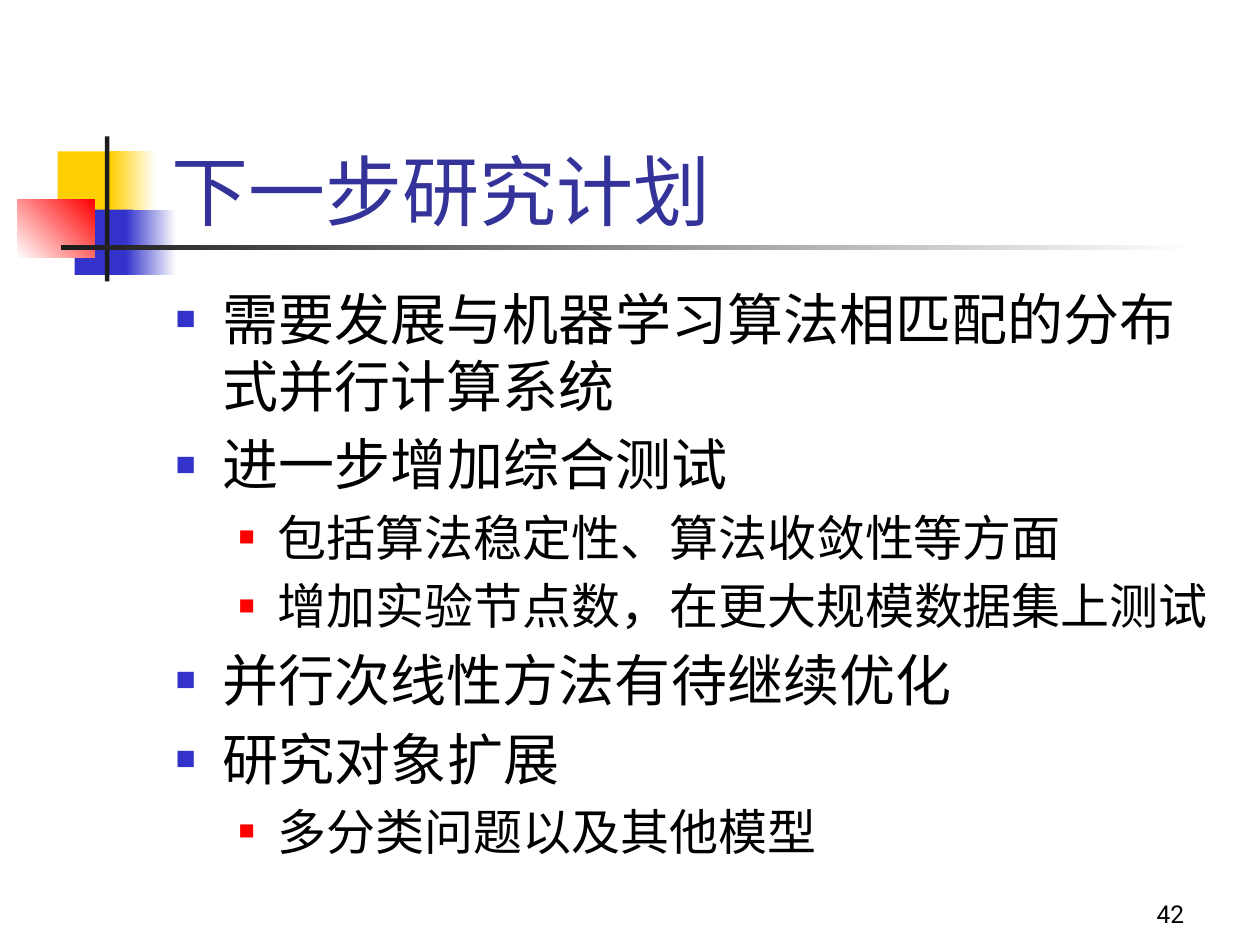
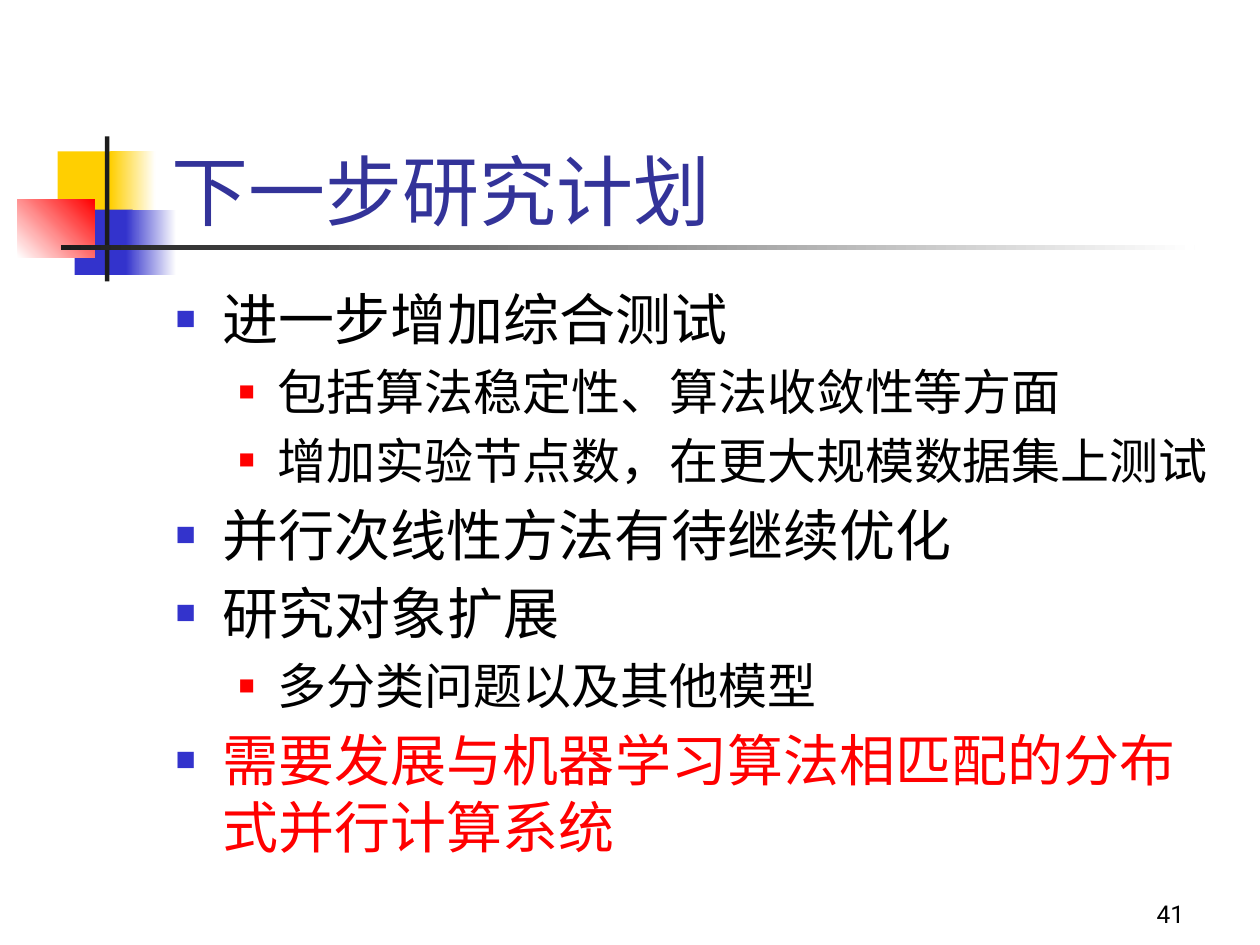
Before and after one commit to penghaoruo/grad-draft, a slide deck: slide 41 of ppt/答辩报告-彭昊若.pptx (slide 42 before the commit). Drawn at 1260x945 pixels with LibreOffice and Linux fonts; fonts in the diff are those of the drawing. Boxes give left, top, right and bottom in pixels: in the first picture for what was removed or moved away, otherwise in the second. Text is boxed around its words. In the diff, an @@ line names an element or a change of style, - is before the commit and + after.

```diff
--- a/ppt/答辩报告-彭昊若.pptx
+++ b/ppt/答辩报告-彭昊若.pptx
@@ text at box(223, 292, 1176, 412): paragraph removed @@
-■ 需要发展与机器学习算法相匹配的分布式并行计算系统
@@ text at box(223, 733, 1176, 853): paragraph added @@
+■ 需要发展与机器学习算法相匹配的分布式并行计算系统
@@ page number at box(1157, 905, 1185, 923): text changed @@
-42
+41
```
Also in this commit, not shown: 9 other slides changed, 1 slide added, 1 slide removed, 6 other files.
